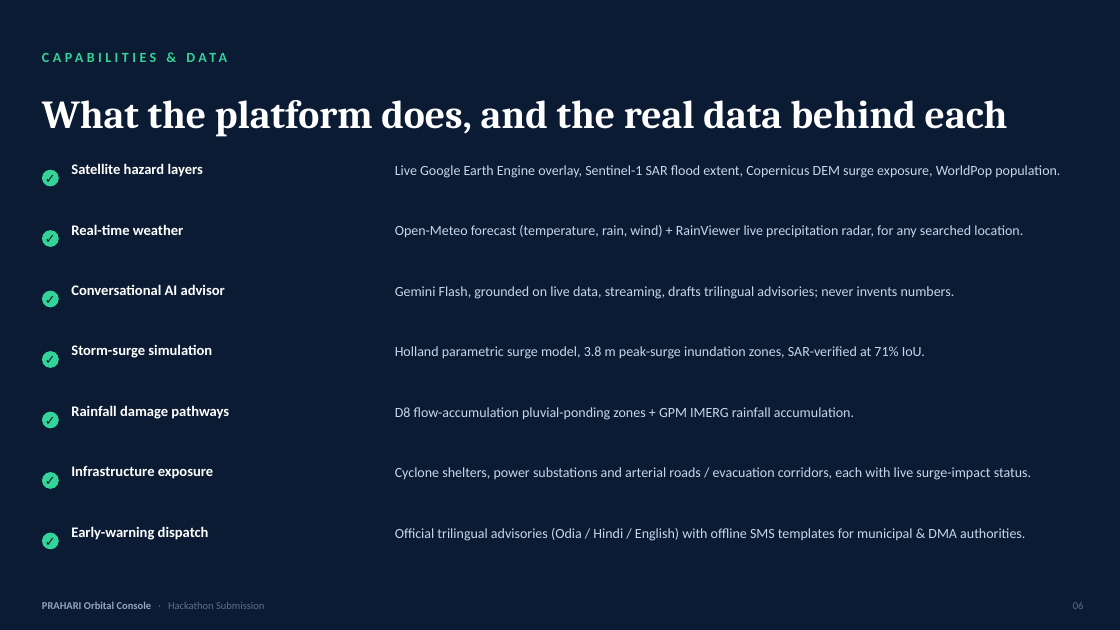
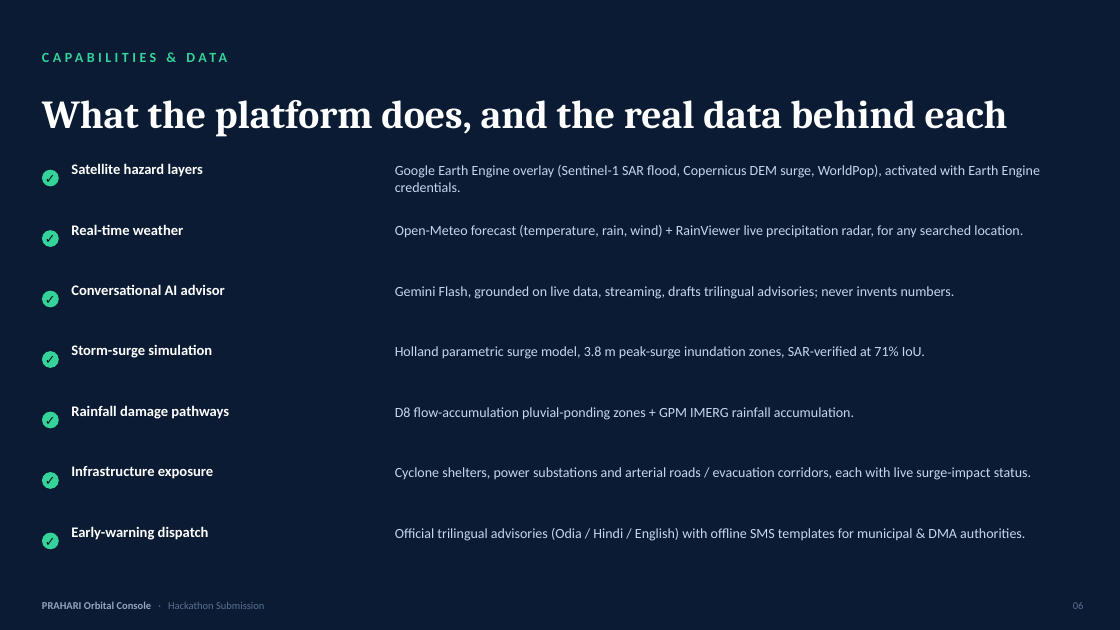
Before and after one commit to abhishek-0706/prahari-orbital-console, a slide deck: slide 6 of demo/PRAHARI_Orbital_Console.pptx. Drawn at 1120x630 pixels with LibreOffice and Linux fonts; fonts in the diff are those of the drawing. Boxes give left, top, right and bottom in pixels: in the first picture for what was removed or moved away, otherwise in the second. Text is boxed around its words. In the diff, an @@ line names an element or a change of style, - is before the commit and + after.

```diff
--- a/demo/PRAHARI_Orbital_Console.pptx
+++ b/demo/PRAHARI_Orbital_Console.pptx
@@ text at [395, 165, 1040, 192]: text changed @@
-Live Google Earth Engine overlay, Sentinel-1 SAR flood extent, Copernicus DEM surge exposure, WorldPop population.
+Google Earth Engine overlay (Sentinel-1 SAR flood, Copernicus DEM surge, WorldPop), activated with Earth Engine credentials.
```
Also in this commit, not shown: 5 other slides changed, 4 other files.
